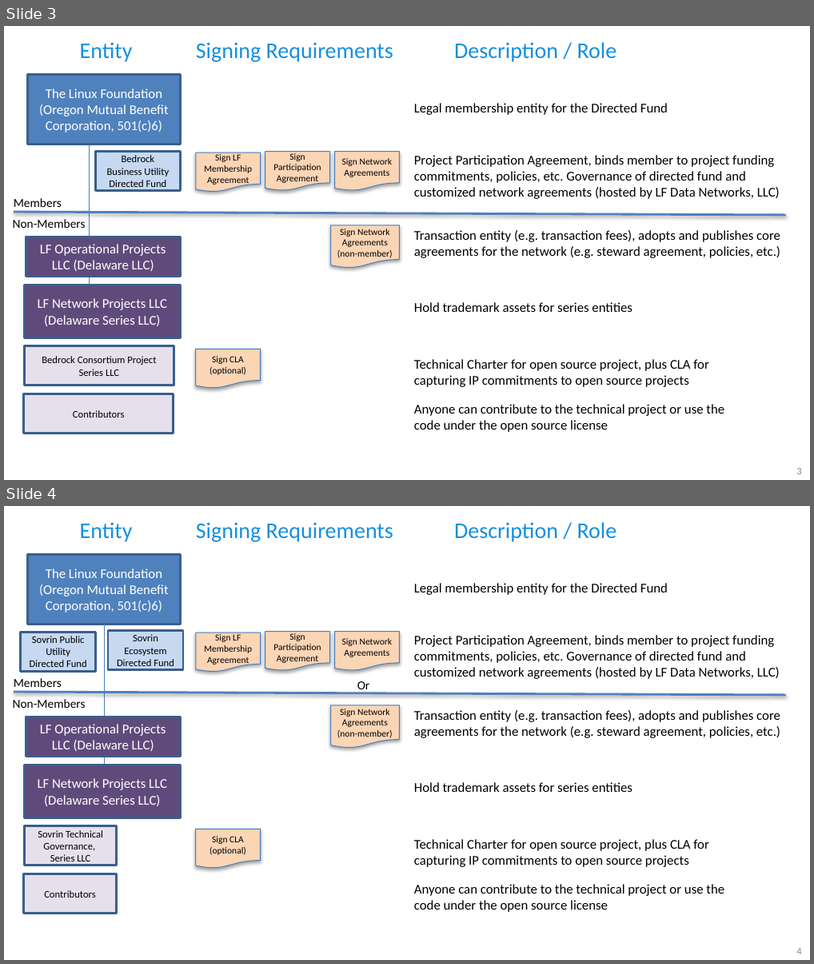
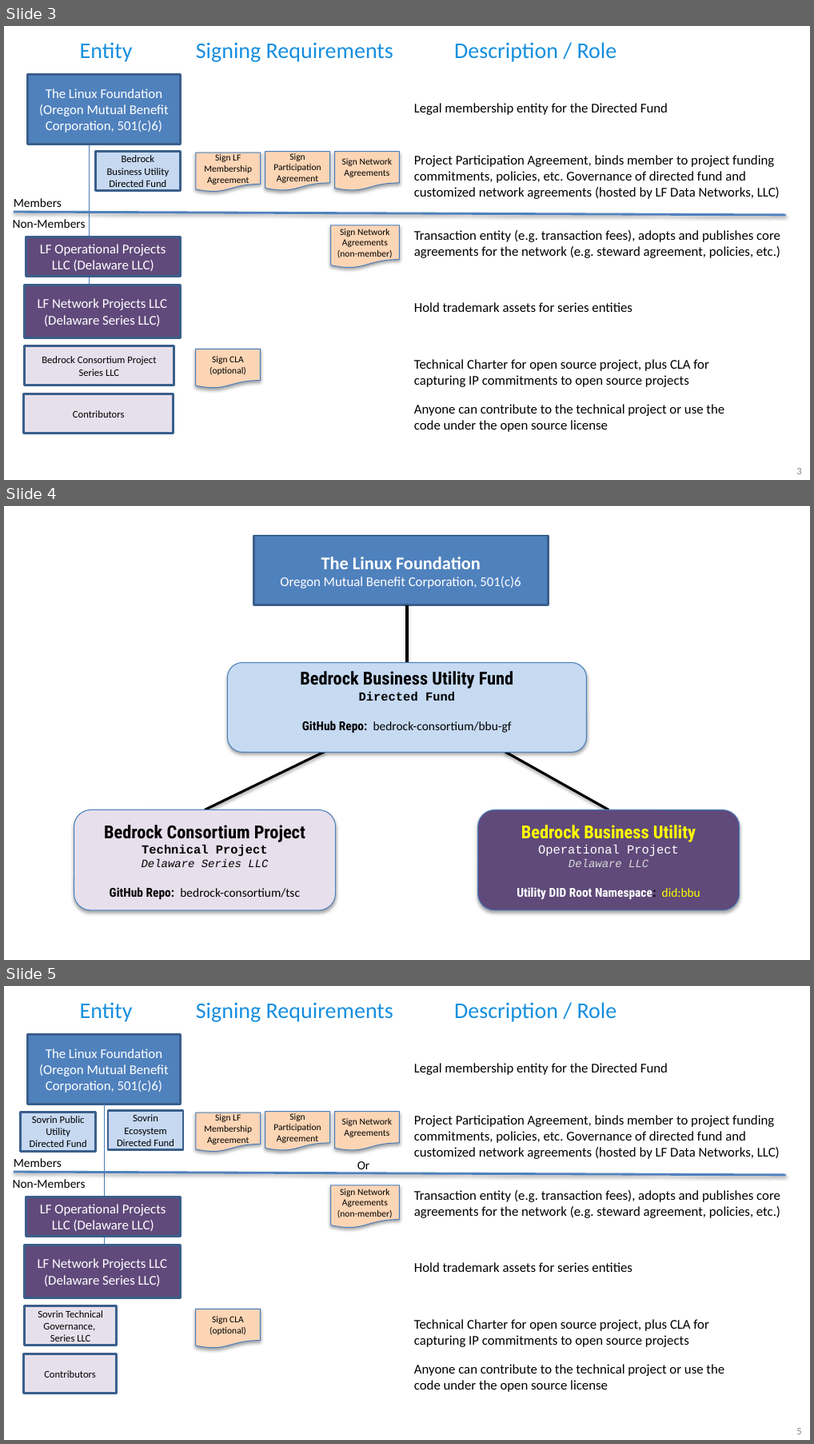
Before and after one commit to scooter99boston/bbu-gf, a slide deck: _images/bbu_diagrams.pptx. Shown one above the other, each under a label of ours: slides 3 and 4 before the commit, slides 3, 4 and 5 after it. The pictures are 814x964 and 814x1444 pixels, drawn with LibreOffice and Linux fonts; fonts in the diff are those of the drawing. Boxes give left, top, right and bottom in pixels: in the first picture for what was removed or moved away, otherwise in the second. Text is boxed around its words. In the diff, an @@ line names an element or a change of style, - is before the commit and + after.

```diff
--- a/_images/bbu_diagrams.pptx
+++ b/_images/bbu_diagrams.pptx
@@ slide 4 added at [4, 506, 810, 960], background #FFFFFF @@
@@ rectangle added at [254, 536, 548, 605], fill #4F81BD, outline #3A5F8C 2 pt, 12 pt, text #FFFFFF @@
+The Linux Foundation
+Oregon Mutual Benefit Corporation, 501(c)6
@@ line added from (407, 605) to (407, 663), #000000 2.25 pt @@
@@ rounded rectangle added at [227, 663, 587, 752], fill #C6DAF2, outline #4B7EBC 0.75 pt, 11 pt, text #000000, bold @@
+Bedrock Business Utility Fund
+Directed Fund
+GitHub Repo: bedrock-consortium/bbu-gf
@@ line added from (324, 752) to (205, 809), #000000 2.25 pt @@
@@ line added from (506, 752) to (609, 809), #000000 2.25 pt @@
@@ rounded rectangle added at [74, 809, 335, 909], fill #E7E0EC, outline #4B7EBC 0.75 pt, 11 pt, text #000000, bold @@
+Bedrock Consortium Project
+Technical Project
+Delaware Series LLC
+GitHub Repo: bedrock-consortium/tsc
@@ rounded rectangle added at [478, 809, 739, 909], fill #5F4A7A, outline #4B7EBC 0.75 pt, 11 pt, text #FFFFFF, bold @@
+Bedrock Business Utility
+Operational Project
+Delaware LLC
+Utility DID Root Namespace: did:bbu
@@ what was slide 4 is now slide 5 @@
@@ page number at [797, 1428, 802, 1434]: text changed @@
-4
+5
```
Also in this commit, not shown: 16 other files.
